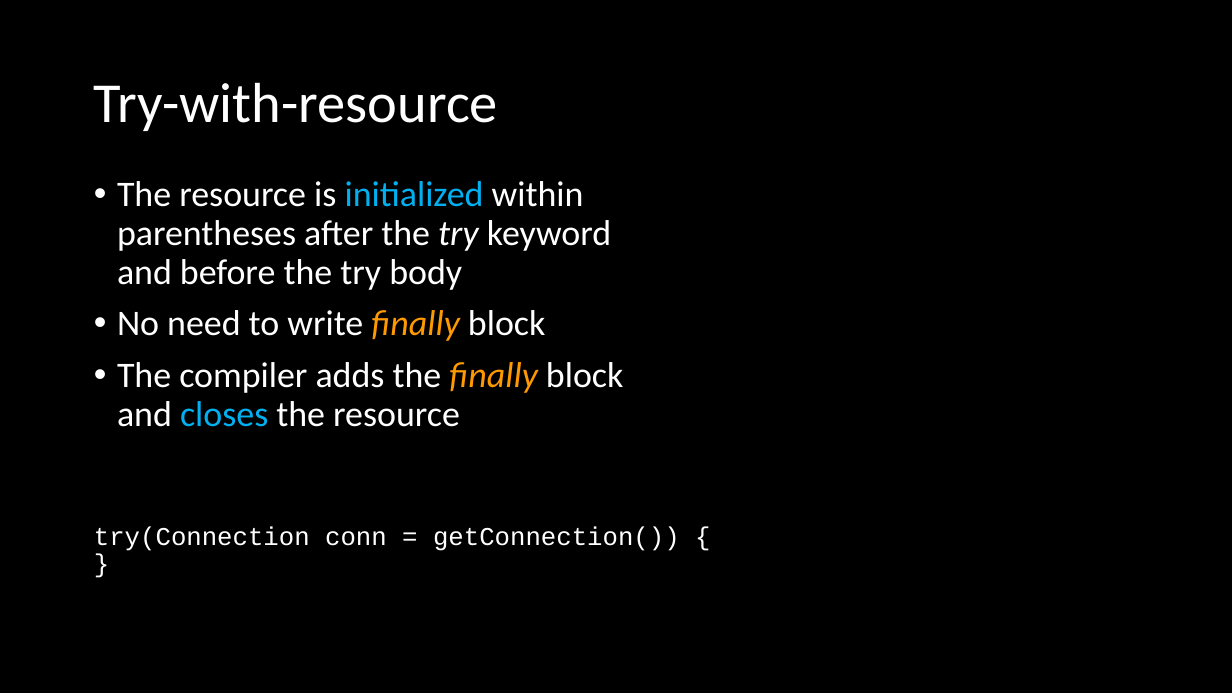
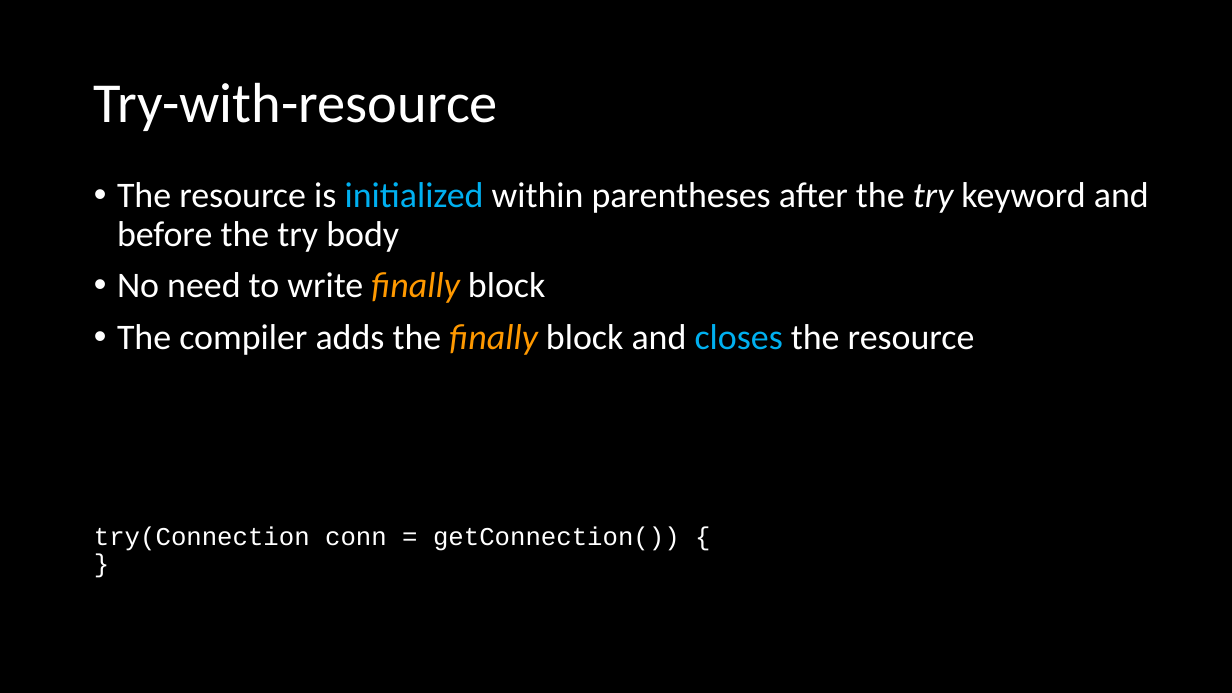
Before and after one commit to ckiefriter1/PT-BESD, a slide deck: slide 22 of Week9/W3.02. Transactions and JDBC.pptx (slide 21 before the commit). Drawn at 1232x693 pixels with LibreOffice and Linux fonts; fonts in the diff are those of the drawing. Boxes give left, top, right and bottom in pixels: in the first picture for what was removed or moved away, otherwise in the second. Text is boxed around its words. In the diff, an @@ line names an element or a change of style, - is before the commit and + after.

```diff
--- a/Week9/W3.02. Transactions and JDBC.pptx
+++ b/Week9/W3.02. Transactions and JDBC.pptx
@@ text "The resource is initialized within ..." rewrapped from bbox=[117, 181, 623, 427] to bbox=[117, 182, 1149, 355] @@
```
Also in this commit, not shown: 14 other slides changed, 1 slide added, 6 other files.
